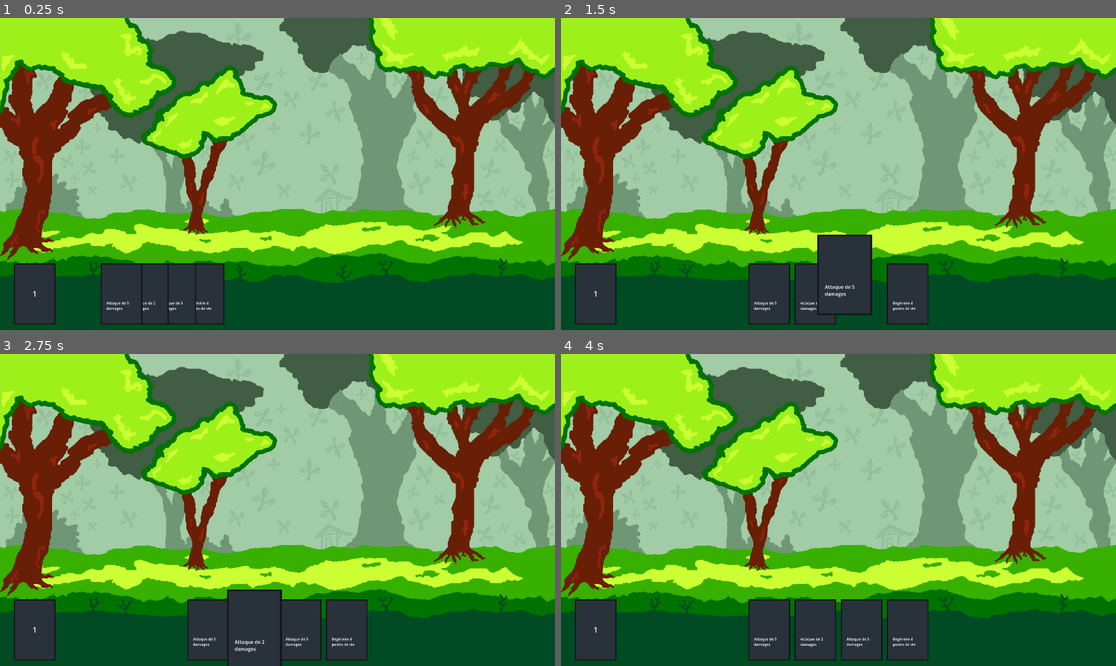
Above: before the commit, frames 1-4 (two rows, left to right).
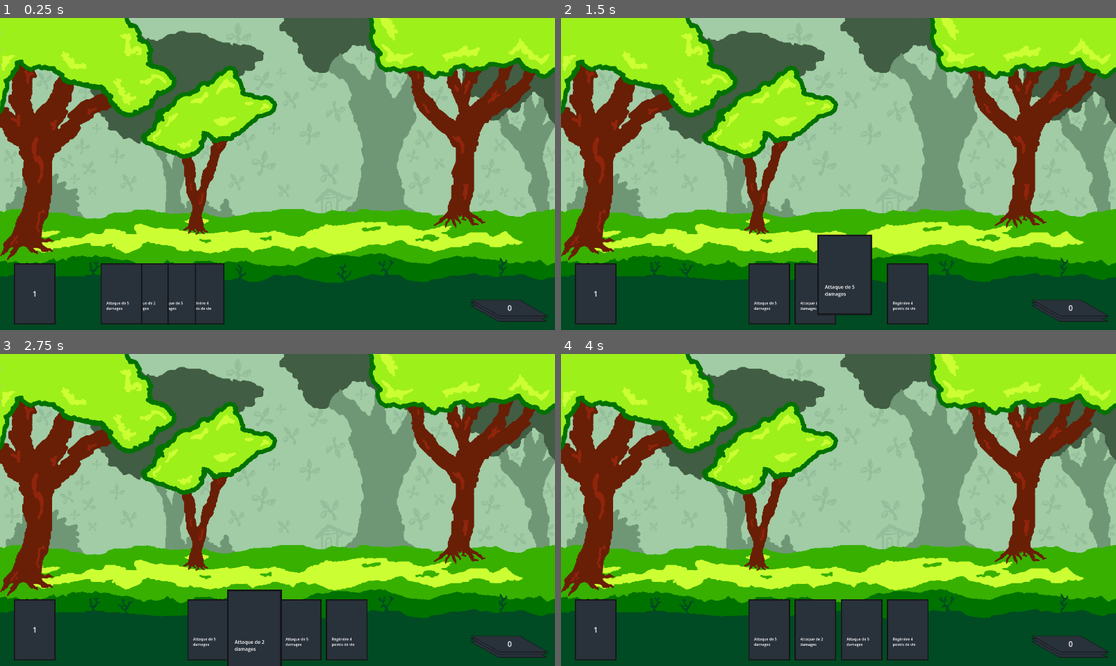
Above: after the commit, the same moments.

Repository: Pyropingouin/GameJam2025
Game: Godot game, scene res://Scenes/main.tscn
The game is run twice, just before and just after one commit, with the same random seed, the same clock (stepped at 60 frames per second) and the same inputs.
Inputs (mouse positions are in pixels of both pictures, inside the frame that each line leads up to):
- Up to frame 1 (0.25 s): no input
- Up to frame 2 (1.5 s): drag from (905, 292) to (894, 105) at 0.52 s; drag from (860, 292) to (810, 236) at 1.27 s
- Up to frame 3 (2.75 s): move the mouse to (255, 628) at 2.02 s; click (255, 628) at 2.17 s
- Up to frame 4 (4 s): tap Enter at 2.75 s; drag from (766, 628) to (672, 463) at 2.77 s; move the mouse to (1005, 556) at 3.52 s; click (1005, 556) at 3.67 s

The runs differ from the first frame. In frame 1, 0.7% of the frame differs, in the area x 84-99%, y 90-98%; in frame 2, 0.7%; in frame 3, 0.7%; in frame 4, 0.7%.

Commit message:
Discard pile (UI)

Diff:
--- a/gamejam2025/Scenes/main.tscn
+++ b/gamejam2025/Scenes/main.tscn
@@ -37,3 +37,35 @@
 offset_bottom = 16.0
 scale = Vector2(2, 2)
 text = "0"
+
+[node name="DiscardPile" type="Node2D" parent="Deck"]
+position = Vector2(2053.75, 61.25)
+scale = Vector2(1, 1)
+
+[node name="Sprite2D3" type="Sprite2D" parent="Deck/DiscardPile"]
+position = Vector2(-4.99986, 22.5)
+rotation = 0.523599
+scale = Vector2(0.8, 0.8)
+skew = 1.0472
+texture = ExtResource("4_n7ktf")
+
+[node name="Sprite2D2" type="Sprite2D" parent="Deck/DiscardPile"]
+position = Vector2(-3.74986, 9.99999)
+rotation = 0.523599
+scale = Vector2(0.8, 0.8)
+skew = 1.0472
+texture = ExtResource("4_n7ktf")
+
+[node name="Sprite2D" type="Sprite2D" parent="Deck/DiscardPile"]
+rotation = 0.523599
+scale = Vector2(0.8, 0.8)
+skew = 1.0472
+texture = ExtResource("4_n7ktf")
+
+[node name="CardCounter" type="RichTextLabel" parent="Deck/DiscardPile"]
+offset_left = -9.0
+offset_top = -24.0
+offset_right = 31.0
+offset_bottom = 16.0
+scale = Vector2(2, 2)
+text = "0"
